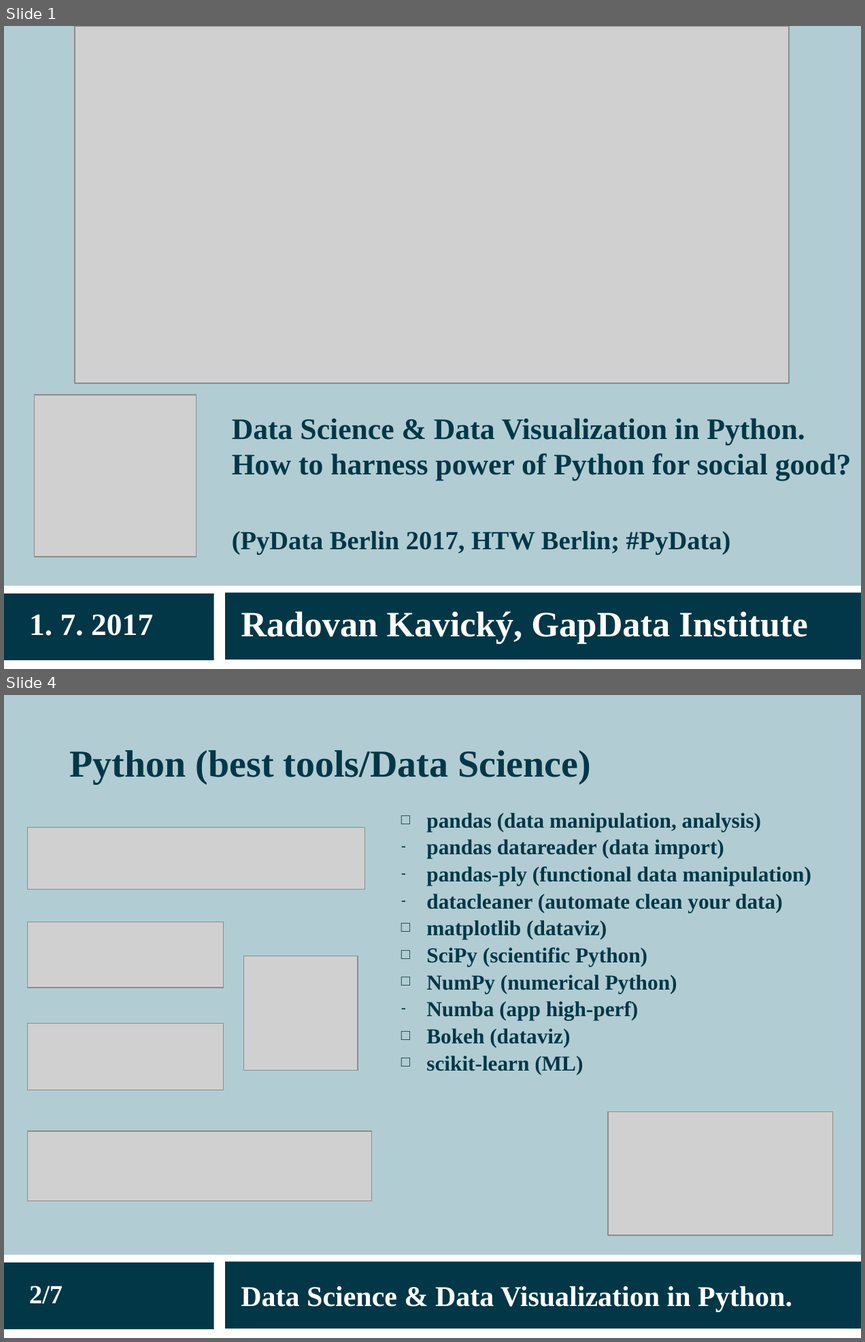
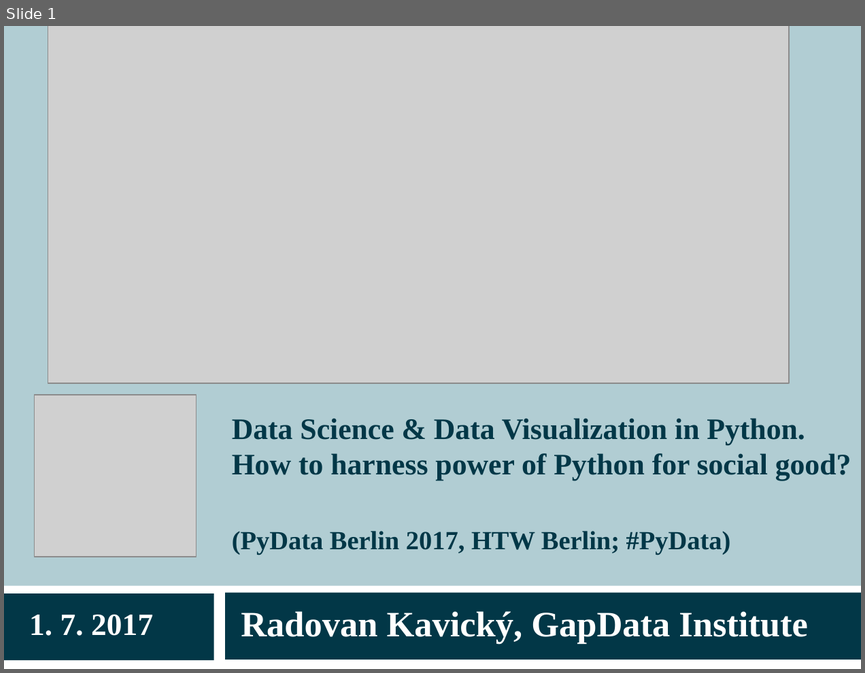
Before and after one commit to radovankavicky/PyDataBerlin2017, a slide deck: present/pydata2017berlin_datascience_final.ppt. Shown one above the other, each under a label of ours: slides 1 and 4 before the commit, slide 1 after it; the slides between them are not shown. The pictures are 865x1342 and 865x673 pixels, drawn with LibreOffice and Linux fonts; fonts in the diff are those of the drawing; grey boxes stand for pictures. Boxes give left, top, right and bottom in pixels: in the first picture for what was removed or moved away, otherwise in the second. Text is boxed around its words. In the diff, an @@ line names an element or a change of style, - is before the commit and + after.

```diff
--- a/present/pydata2017berlin_datascience_final.ppt
+++ b/present/pydata2017berlin_datascience_final.ppt
@@ slide 4 removed at [4, 695, 861, 1338], background #B1CDD3; not listed: 3 template elements that a slide beside it also shows @@
@@ title removed at [70, 750, 591, 783] @@
-Python (best tools/Data Science)
@@ text removed at [426, 813, 811, 1074] @@
-  □ pandas (data manipulation, analysis)
-  – pandas datareader (data import)
-  – pandas-ply (functional data manipulation)
-  – datacleaner (automate clean your data)
-  □ matplotlib (dataviz)
-  □ SciPy (scientific Python)
-  □ NumPy (numerical Python)
-  – Numba (app high-perf)
-  □ Bokeh (dataviz)
-  □ scikit-learn (ML)
@@ picture removed at [27, 828, 364, 889] @@
@@ picture removed at [27, 922, 222, 988] @@
@@ picture removed at [244, 955, 358, 1070] @@
@@ picture removed at [27, 1023, 222, 1090] @@
@@ picture removed at [608, 1111, 832, 1235] @@
@@ picture removed at [27, 1131, 372, 1202] @@
@@ text removed at [29, 1285, 62, 1304] @@
-2/7
@@ text removed at [241, 1286, 792, 1312] @@
-Data Science & Data Visualization in Python.
@@ slide 1 changed as well @@
@@ picture: place and size @@
-picture at [75, 26, 789, 383]
+picture at [48, 26, 789, 382]
```
Also in this commit, not shown: 3 other slides changed, 14 slides added, 6 other slides removed, 2 other files.
